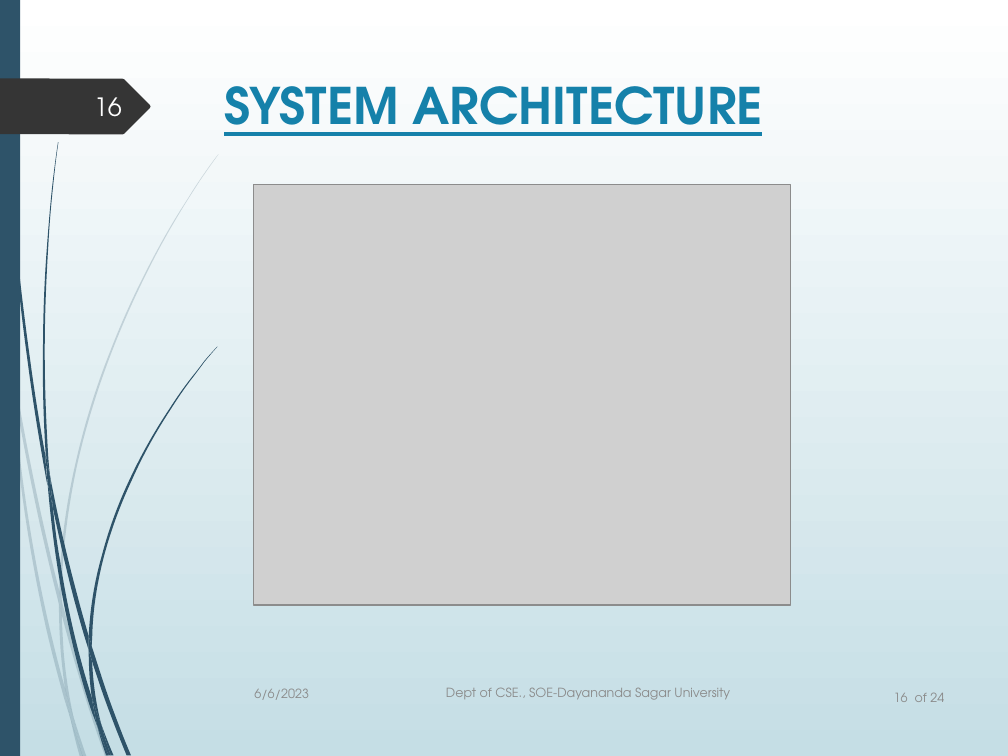
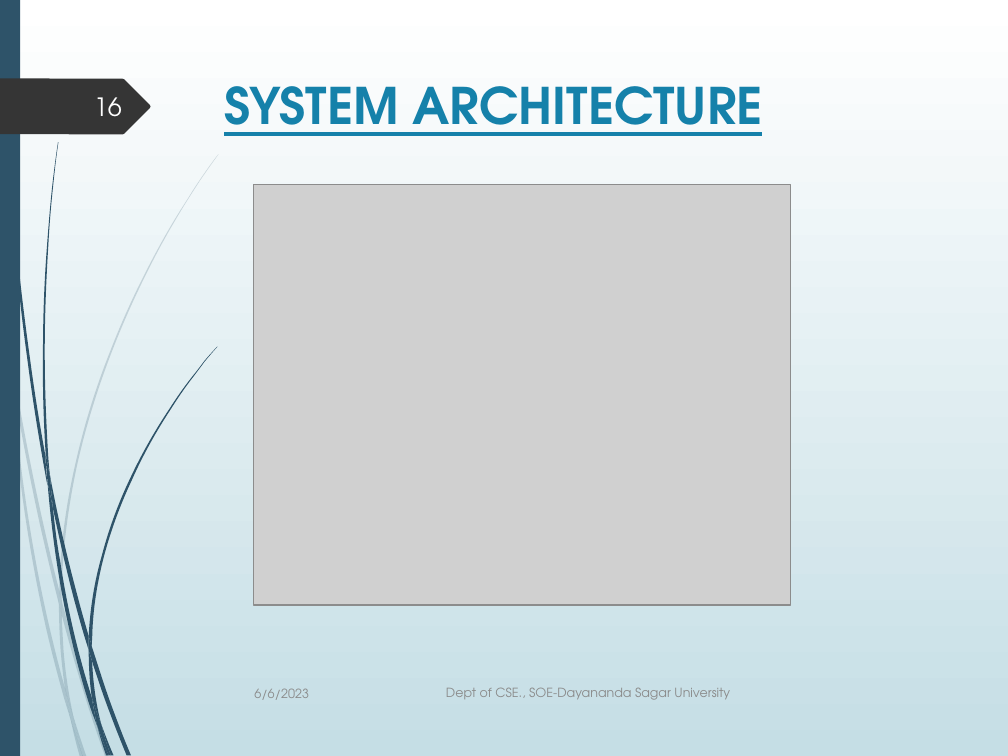
Before and after one commit to Hy-per-ion/andrew-voice-assistant, a slide deck: slide 16 of app/Personal_Robot_with_AI_enabled_Voice_Assistant.pptx. Drawn at 1008x756 pixels with LibreOffice and Linux fonts; fonts in the diff are those of the drawing; grey boxes stand for pictures. Boxes give left, top, right and bottom in pixels: in the first picture for what was removed or moved away, otherwise in the second. Text is boxed around its words. In the diff, an @@ line names an element or a change of style, - is before the commit and + after.

```diff
--- a/app/Personal_Robot_with_AI_enabled_Voice_Assistant.pptx
+++ b/app/Personal_Robot_with_AI_enabled_Voice_Assistant.pptx
@@ text removed at box(894, 692, 944, 702) @@
-16 of 24
```
Also in this commit, not shown: 17 other slides changed, 15 slides added.
